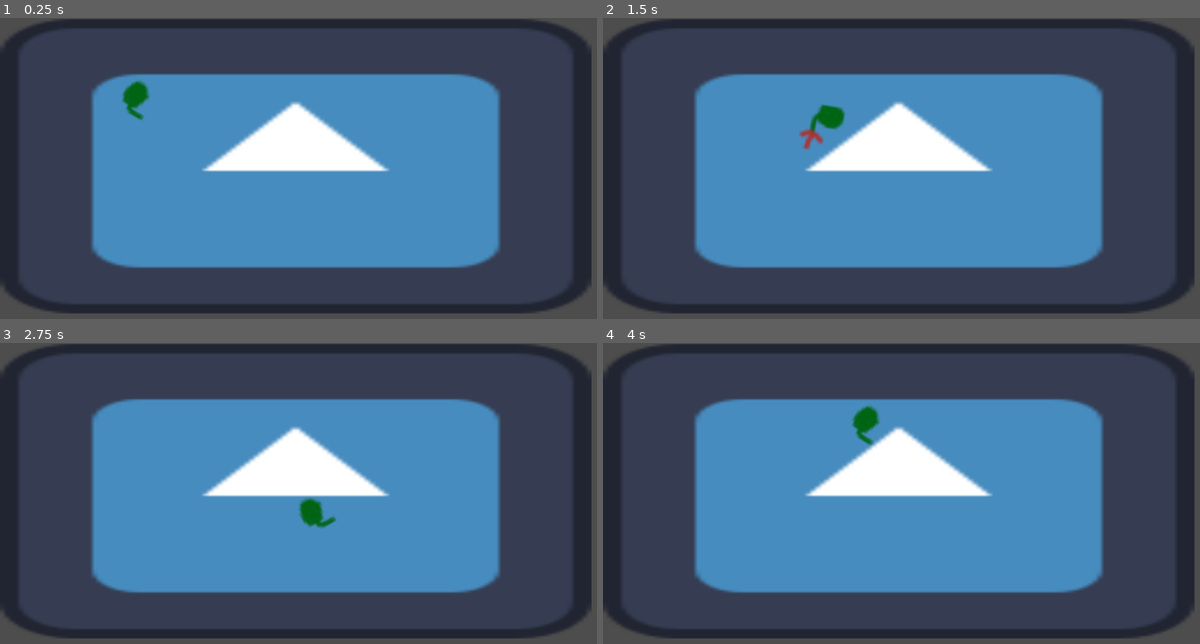
Above: before the commit, frames 1-4 (two rows, left to right).
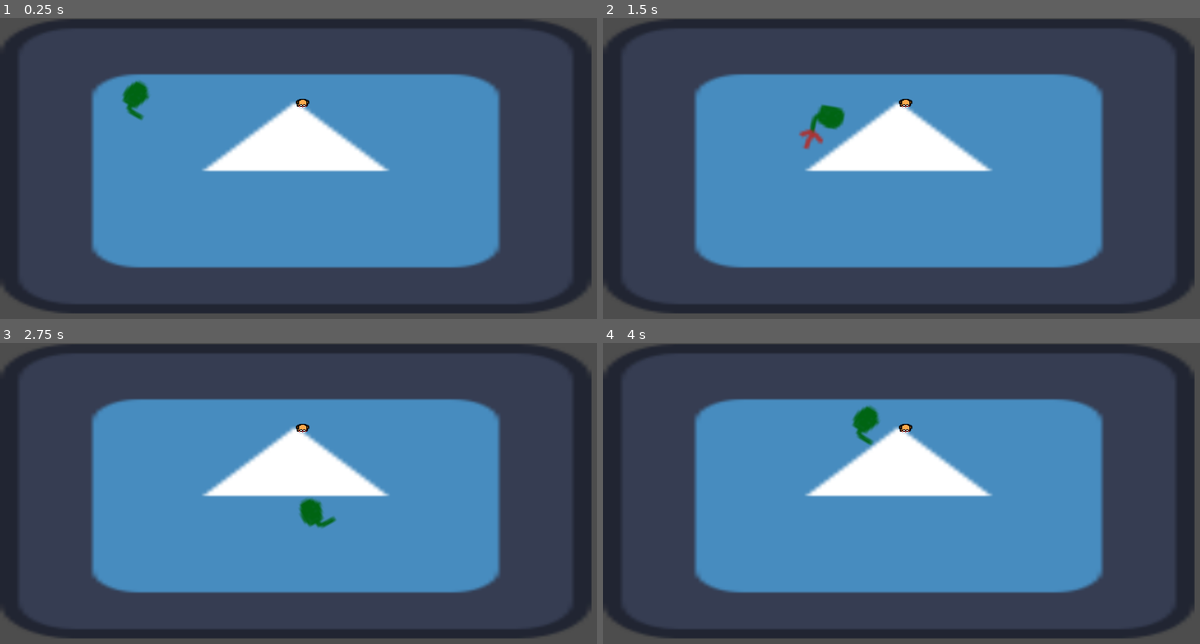
Above: after the commit, the same moments.

Repository: BobWizardLad/risk-it-for-the-biscuit
Game: Godot game, scene res://levels/rylan_debug_level.tscn
The game is run twice, just before and just after one commit, with the same random seed, the same clock (stepped at 60 frames per second) and the same inputs. The project has no main scene, so this scene is started directly. The engine's default icon, where the game draws it, is replaced by a stand-in: a white triangle on a blue panel in a dark square.
Inputs (mouse positions are in pixels of both pictures, inside the frame that each line leads up to):
- Up to frame 1 (0.25 s): no input
- Up to frame 2 (1.5 s): tap Enter at 0.5 s; move the mouse to (1104, 192) at 0.52 s; press the mouse at (1104, 192) at 0.53 s; hold Right (ui_right) 0.53-1.28 s; move the mouse to (811, 231) at 1.27 s; release the mouse at (811, 231) at 1.28 s; hold Down (ui_down) from 1.28 s (still down); click (811, 231) at 1.35 s
- Up to frame 3 (2.75 s): move the mouse to (417, 451) at 2.02 s; release Down (ui_down) at 2.03 s; press the mouse at (417, 451) at 2.03 s; hold Right (ui_right) from 2.03 s (still down)
- Up to frame 4 (4 s): move the mouse to (919, 616) at 2.77 s; release Right (ui_right) at 2.78 s; release the mouse at (919, 616) at 2.78 s; hold Up (ui_up) 2.78-3.53 s; click (919, 616) at 2.85 s; move the mouse to (1158, 595) at 3.52 s; press the mouse at (1158, 595) at 3.53 s; hold Left (ui_left) from 3.53 s (still down)

The runs differ from the first frame. In frame 1, less than 0.1% of the frame differs, in the area x 49-52%, y 26-30%; in frame 2, less than 0.1%; in frame 3, less than 0.1%; in frame 4, less than 0.1%.

Commit message:
Change Player to characterbody2d

Diff:
--- a/bake-hard/levels/rylan_debug_level.tscn
+++ b/bake-hard/levels/rylan_debug_level.tscn
@@ -1,7 +1,8 @@
-[gd_scene load_steps=3 format=3 uid="uid://dpnsb7bde5tb4"]
+[gd_scene load_steps=4 format=3 uid="uid://dpnsb7bde5tb4"]
 
 [ext_resource type="Texture2D" uid="uid://cbuos31cbkaml" path="res://icon.svg" id="1_4jvqc"]
-[ext_resource type="PackedScene" uid="uid://c303d0ar33xgt" path="res://scenes/player.tscn" id="1_cnk1d"]
+[ext_resource type="PackedScene" uid="uid://bh0jp6fnt0a3j" path="res://scenes/player.tscn" id="1_cnk1d"]
+[ext_resource type="PackedScene" path="res://scenes/enemy.tscn" id="3_6elvi"]
 
 [node name="RylanDebugLevel" type="Node2D"]
 
@@ -12,3 +13,6 @@
 
 [node name="Player" parent="." instance=ExtResource("1_cnk1d")]
 position = Vector2(227, 129)
+
+[node name="Enemy" parent="." instance=ExtResource("3_6elvi")]
+position = Vector2(500, 141)
--- a/bake-hard/scenes/player.tscn
+++ b/bake-hard/scenes/player.tscn
@@ -1,39 +1,10 @@
-[gd_scene load_steps=8 format=3 uid="uid://c303d0ar33xgt"]
+[gd_scene load_steps=8 format=3 uid="uid://bh0jp6fnt0a3j"]
 
 [ext_resource type="Script" uid="uid://c8fqyo2sh1ref" path="res://scripts/player.gd" id="1_g2els"]
 [ext_resource type="Texture2D" uid="uid://bdhiamyjeupsp" path="res://assets/GuySprite.png" id="2_qhqgy"]
 
 [sub_resource type="RectangleShape2D" id="RectangleShape2D_dqkch"]
 size = Vector2(53, 54)
-
-[sub_resource type="Animation" id="Animation_g2els"]
-resource_name = "idle"
-length = 0.2
-loop_mode = 1
-tracks/0/type = "value"
-tracks/0/imported = false
-tracks/0/enabled = true
-tracks/0/path = NodePath("Sprite2D:texture")
-tracks/0/interp = 1
-tracks/0/loop_wrap = true
-tracks/0/keys = {
-"times": PackedFloat32Array(0),
-"transitions": PackedFloat32Array(1),
-"update": 1,
-"values": [ExtResource("2_qhqgy")]
-}
-tracks/1/type = "value"
-tracks/1/imported = false
-tracks/1/enabled = true
-tracks/1/path = NodePath("Sprite2D:frame")
-tracks/1/interp = 1
-tracks/1/loop_wrap = true
-tracks/1/keys = {
-"times": PackedFloat32Array(0, 0.1),
-"transitions": PackedFloat32Array(1, 1),
-"update": 1,
-"values": [0, 1]
-}
 
 [sub_resource type="Animation" id="Animation_qhqgy"]
 length = 0.001
@@ -138,6 +109,35 @@
 "values": [4]
 }
 
+[sub_resource type="Animation" id="Animation_g2els"]
+resource_name = "idle"
+length = 0.2
+loop_mode = 1
+tracks/0/type = "value"
+tracks/0/imported = false
+tracks/0/enabled = true
+tracks/0/path = NodePath("Sprite2D:texture")
+tracks/0/interp = 1
+tracks/0/loop_wrap = true
+tracks/0/keys = {
+"times": PackedFloat32Array(0),
+"transitions": PackedFloat32Array(1),
+"update": 1,
+"values": [ExtResource("2_qhqgy")]
+}
+tracks/1/type = "value"
+tracks/1/imported = false
+tracks/1/enabled = true
+tracks/1/path = NodePath("Sprite2D:frame")
+tracks/1/interp = 1
+tracks/1/loop_wrap = true
+tracks/1/keys = {
+"times": PackedFloat32Array(0, 0.1),
+"transitions": PackedFloat32Array(1, 1),
+"update": 1,
+"values": [0, 1]
+}
+
 [sub_resource type="AnimationLibrary" id="AnimationLibrary_dqkch"]
 _data = {
 &"RESET": SubResource("Animation_qhqgy"),
@@ -145,7 +145,7 @@
 &"idle": SubResource("Animation_g2els")
 }
 
-[node name="Player" type="Node2D"]
+[node name="Player" type="CharacterBody2D"]
 script = ExtResource("1_g2els")
 
 [node name="Sprite2D" type="Sprite2D" parent="."]
@@ -156,9 +156,7 @@
 hframes = 4
 vframes = 4
 
-[node name="Area2D" type="Area2D" parent="."]
-
-[node name="CollisionShape2D" type="CollisionShape2D" parent="Area2D"]
+[node name="CollisionShape2D" type="CollisionShape2D" parent="."]
 position = Vector2(2.5, 5)
 shape = SubResource("RectangleShape2D_dqkch")
 
--- a/bake-hard/scripts/player.gd
+++ b/bake-hard/scripts/player.gd
@@ -1,10 +1,9 @@
 class_name Player
-extends Node2D
+extends CharacterBody2D
 
 @onready var animation_player: AnimationPlayer = $AnimationPlayer
 
 @export var speed := 200
-var velocity := Vector2.ZERO
 
 func _ready():
     animation_player.play("idle")
